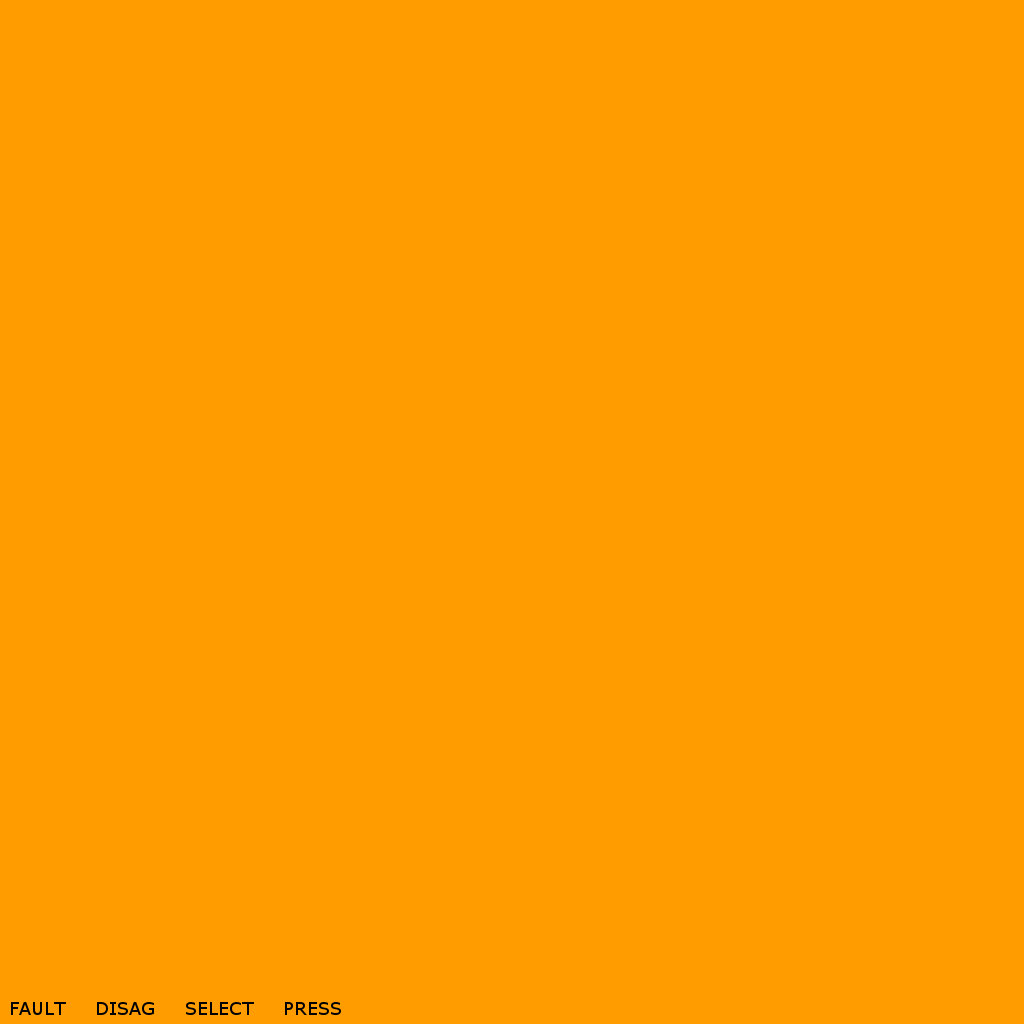
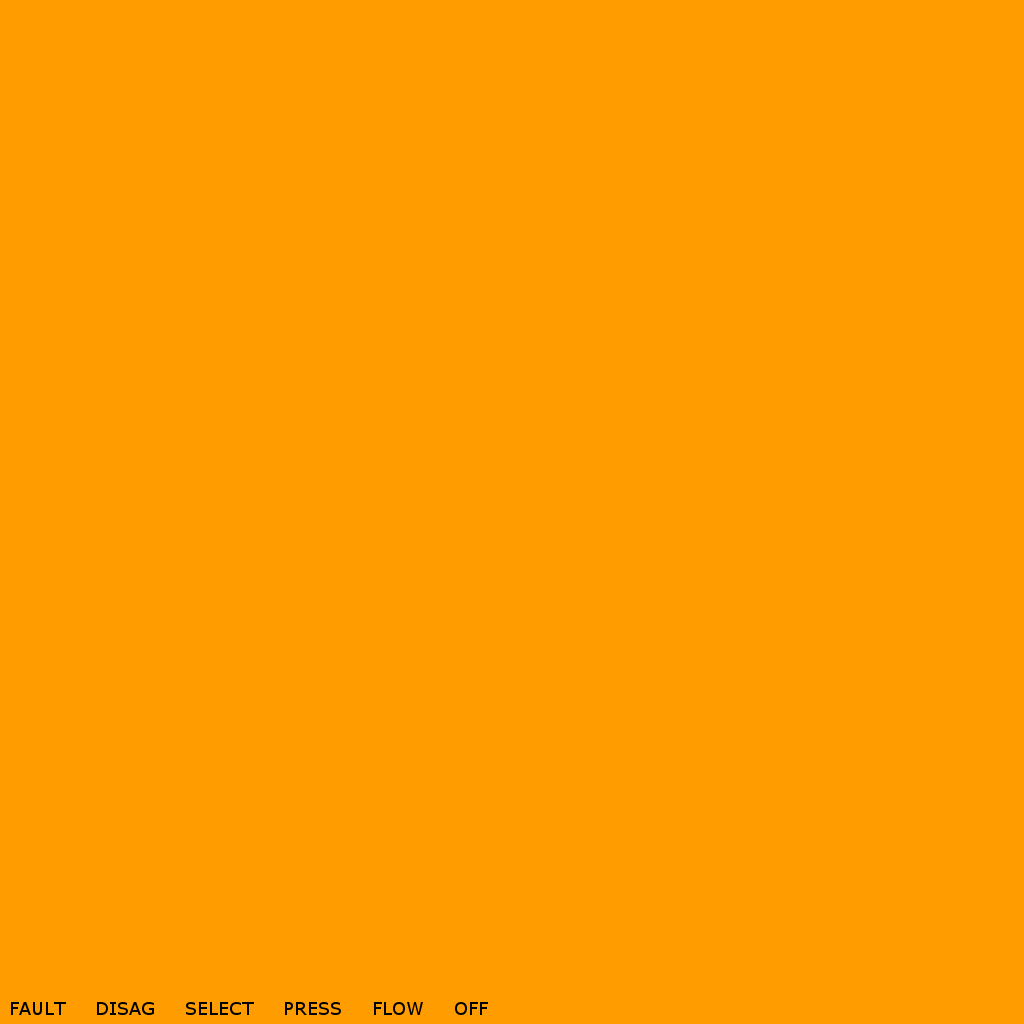
Layered file, before and after one edit (1024 × 1024). Changes by layer:
painted on "FAULT DISAG SELECT ..." over [374, 1002, 488, 1015]
